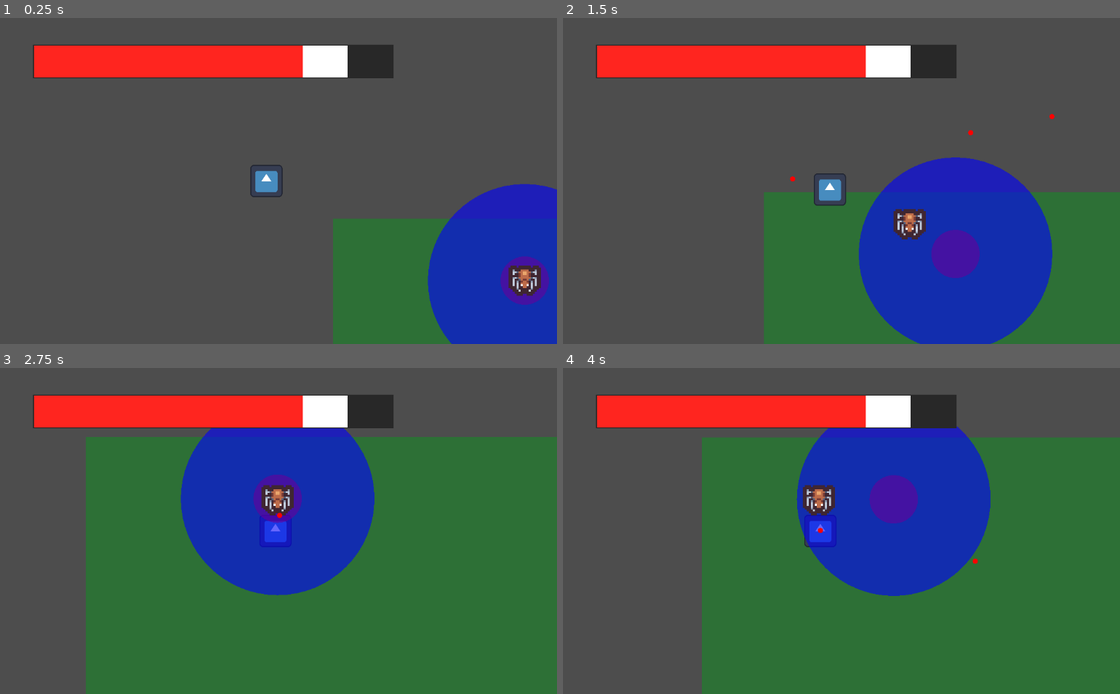
Above: before the commit, frames 1-4 (two rows, left to right).
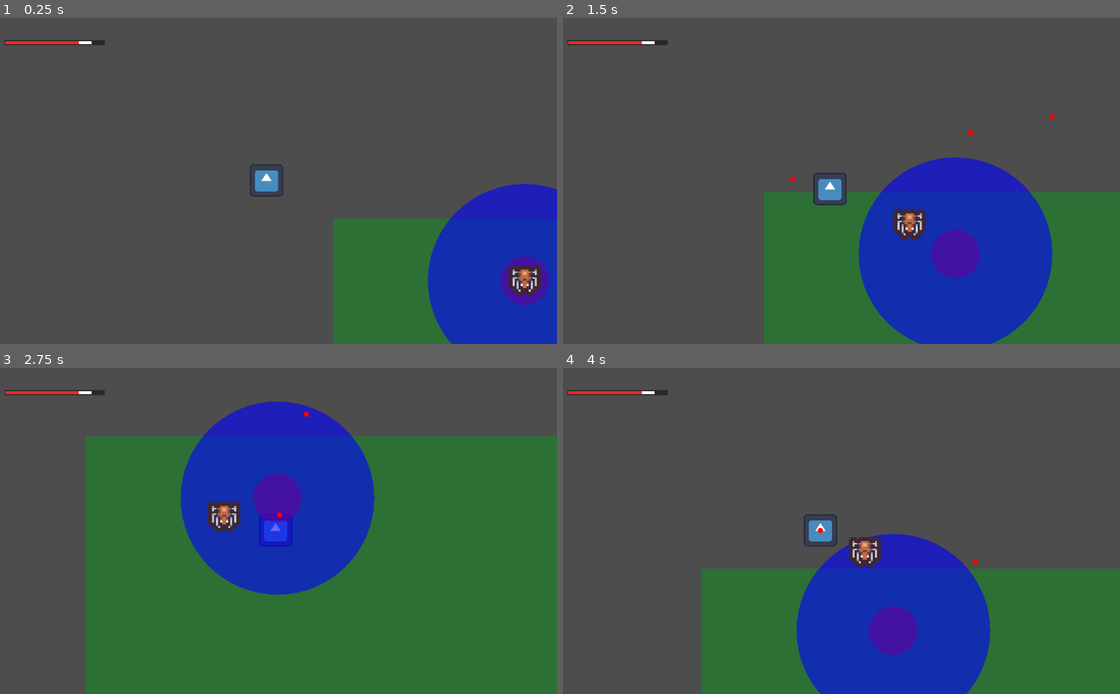
Above: after the commit, the same moments.

Repository: Harsh10k/project-static
Game: Godot game, scene res://scenes/overworld/map1.tscn
Same seed, same stepped clock (60 frames per second), same inputs: the game is played once before the commit and once after it. The engine's default icon, where the game draws it, is replaced by a stand-in: a white triangle on a blue panel in a dark square.
Inputs (mouse positions are in pixels of both pictures, inside the frame that each line leads up to):
- Up to frame 1 (0.25 s): no input
- Up to frame 2 (1.5 s): tap Enter at 0.5 s; move the mouse to (958, 164) at 0.52 s; press the mouse at (958, 164) at 0.53 s; hold D (right) 0.53-1.28 s; move the mouse to (713, 197) at 1.27 s; release the mouse at (713, 197) at 1.28 s; hold S (down) from 1.28 s (still down); click (713, 197) at 1.35 s
- Up to frame 3 (2.75 s): move the mouse to (323, 459) at 2.02 s; release S (down) at 2.03 s; press the mouse at (323, 459) at 2.03 s; hold D (right) from 2.03 s (still down)
- Up to frame 4 (4 s): move the mouse to (802, 596) at 2.77 s; release D (right) at 2.78 s; release the mouse at (802, 596) at 2.78 s; hold W (up) 2.78-3.53 s; click (802, 596) at 2.85 s; move the mouse to (1003, 579) at 3.52 s; press the mouse at (1003, 579) at 3.53 s; hold A (left) from 3.53 s (still down)

The runs differ from the first frame. In frame 1, 6.9% of the frame differs, in the area x 0-71%, y 6-56%; in frame 2, 7.0%; in frame 3, 8.2%; in frame 4, 47%, in the area x 0-100%, y 6-100%.

Commit message:
fixed the cralwer sticking bug and movement bug

Diff:
--- a/entities/enemies/crawler/crawler.gd
+++ b/entities/enemies/crawler/crawler.gd
@@ -1,6 +1,6 @@
 extends CharacterBody2D
 
-@export var config: EnemyConfig   # 👈 THIS makes it modular
+@export var config: EnemyConfig
 
 enum State {
 	IDLE,
@@ -31,7 +31,8 @@
 	enter_idle()
 
 func _physics_process(delta: float) -> void:
-	if using_temp_spawn:
+	# Prevent temp timer from overriding CHASE
+	if using_temp_spawn and current_state != State.CHASE:
 		temp_spawn_timer -= delta
 		if temp_spawn_timer <= 0.0:
 			using_temp_spawn = false
@@ -111,7 +112,7 @@
 	return temp_spawn_position if using_temp_spawn else spawn_position
 
 func chase_state(delta: float) -> void:
-	if not player:
+	if not player or not can_see_player():
 		current_state = State.SEARCH
 		search_timer = config.search_duration
 		search_direction = Vector2(
@@ -129,6 +130,11 @@
 	move_and_slide()
 
 func search_state(delta: float) -> void:
+	# If player reappears → instantly chase
+	if player:
+		current_state = State.CHASE
+		return
+
 	search_timer -= delta
 
 	if search_timer <= 0.0:
@@ -148,6 +154,11 @@
 	move_and_slide()
 
 func return_state(delta: float) -> void:
+	# If player visible → cancel return
+	if player:
+		current_state = State.CHASE
+		return
+
 	var to_spawn = spawn_position - global_position
 
 	if to_spawn.length() <= config.return_distance_threshold:
@@ -167,14 +178,28 @@
 	player = body
 	current_state = State.CHASE
 
-func _on_detection_area_body_exited(_body: CharacterBody2D) -> void:
-	player = null
-	current_state = State.SEARCH
-	search_timer = config.search_duration
-	search_direction = Vector2(
-		randf_range(-1, 1),
-		randf_range(-1, 1)
-	).normalized()
+func _on_detection_area_body_exited(body: CharacterBody2D) -> void:
+	if body == player:
+		player = null
+		current_state = State.SEARCH
+		search_timer = config.search_duration
+		search_direction = Vector2(
+			randf_range(-1, 1),
+			randf_range(-1, 1)
+		).normalized()
+
+func can_see_player() -> bool:
+	if not player:
+		return false
+
+	var ray = $VisionRay
+	ray.target_position = to_local(player.global_position)
+	ray.force_raycast_update()
+
+	if ray.is_colliding():
+		return ray.get_collider() == player
+
+	return false
 
 func _draw() -> void:
 	var center = get_idle_center()
--- a/entities/enemies/crawler/crawler.tscn
+++ b/entities/enemies/crawler/crawler.tscn
@@ -28,6 +28,7 @@
 [node name="crawler" type="CharacterBody2D" unique_id=1373736558]
 collision_layer = 4
 collision_mask = 11
+motion_mode = 1
 script = ExtResource("1_2swpi")
 config = ExtResource("2_upce5")
 
@@ -45,5 +46,8 @@
 [node name="CollisionShape2D" type="CollisionShape2D" parent="DetectionArea" unique_id=1741934533]
 shape = SubResource("CircleShape2D_h8vfb")
 
+[node name="VisionRay" type="RayCast2D" parent="." unique_id=515763837]
+collision_mask = 3
+
 [connection signal="body_entered" from="DetectionArea" to="." method="_on_detection_area_body_entered"]
 [connection signal="body_exited" from="DetectionArea" to="." method="_on_detection_area_body_exited"]
--- a/entities/player/player.tscn
+++ b/entities/player/player.tscn
@@ -4,26 +4,25 @@
 [ext_resource type="Script" uid="uid://dodxm43opvh8q" path="res://entities/player/player.gd" id="1_sglur"]
 [ext_resource type="PackedScene" uid="uid://beo8uu7x37rnd" path="res://combat/projectiles/bullet/bullet.tscn" id="2_bls4j"]
 
-[sub_resource type="RectangleShape2D" id="RectangleShape2D_dovo2"]
-size = Vector2(64, 64)
+[sub_resource type="RectangleShape2D" id="RectangleShape2D_sglur"]
+size = Vector2(66, 64)
 
-[sub_resource type="RectangleShape2D" id="RectangleShape2D_sglur"]
-size = Vector2(64, 64)
+[sub_resource type="RectangleShape2D" id="RectangleShape2D_bls4j"]
+size = Vector2(66, 64)
 
 [node name="Player" type="CharacterBody2D" unique_id=1495208272]
 collision_layer = 2
 collision_mask = 21
+motion_mode = 1
 script = ExtResource("1_sglur")
 bullet_scene = ExtResource("2_bls4j")
 
 [node name="PlayerSpritePlaceholder" type="Sprite2D" parent="." unique_id=198074474]
-position = Vector2(0, 1)
-scale = Vector2(0.5, 0.5)
+scale = Vector2(0.517, 0.5)
 texture = ExtResource("1_8afob")
 
 [node name="CollisionShape2D" type="CollisionShape2D" parent="." unique_id=265708090]
-position = Vector2(0, 1)
-shape = SubResource("RectangleShape2D_dovo2")
+shape = SubResource("RectangleShape2D_sglur")
 
 [node name="Camera2D" type="Camera2D" parent="." unique_id=1939110955]
 offset = Vector2(0, 1)
@@ -35,5 +34,4 @@
 [node name="HurtBox" type="Area2D" parent="." unique_id=248093998]
 
 [node name="CollisionShape2D" type="CollisionShape2D" parent="HurtBox" unique_id=1258830280]
-position = Vector2(0, 1)
-shape = SubResource("RectangleShape2D_sglur")
+shape = SubResource("RectangleShape2D_bls4j")
--- a/scenes/ui/healthbar.tscn
+++ b/scenes/ui/healthbar.tscn
@@ -24,12 +24,12 @@
 [node name="healthbar" type="ProgressBar" parent="." unique_id=1626790625]
 z_index = 1
 anchors_preset = -1
-anchor_right = 0.1
-anchor_bottom = 0.133
-offset_left = 115.0
-offset_top = 55.0
-offset_right = 710.8
-offset_bottom = 31.816002
+anchor_right = 0.05
+anchor_bottom = 0.034
+offset_left = 58.0
+offset_top = 46.0
+offset_right = 195.4
+offset_bottom = 29.967999
 theme_override_styles/background = SubResource("StyleBoxEmpty_0sgot")
 theme_override_styles/fill = SubResource("StyleBoxFlat_0k5hr")
 max_value = 80.0
@@ -37,7 +37,7 @@
 show_percentage = false
 script = ExtResource("1_0k5hr")
 
-[node name="damagebar" type="ProgressBar" parent="healthbar" unique_id=1336904346]
+[node name="DamageBar" type="ProgressBar" parent="healthbar" unique_id=1336904346]
 z_index = -1
 layout_mode = 1
 anchors_preset = 15
@@ -54,3 +54,5 @@
 [node name="Timer" type="Timer" parent="healthbar" unique_id=2137380058]
 wait_time = 0.4
 one_shot = true
+
+[node name="AnimationPlayer" type="AnimationPlayer" parent="." unique_id=578232566]
